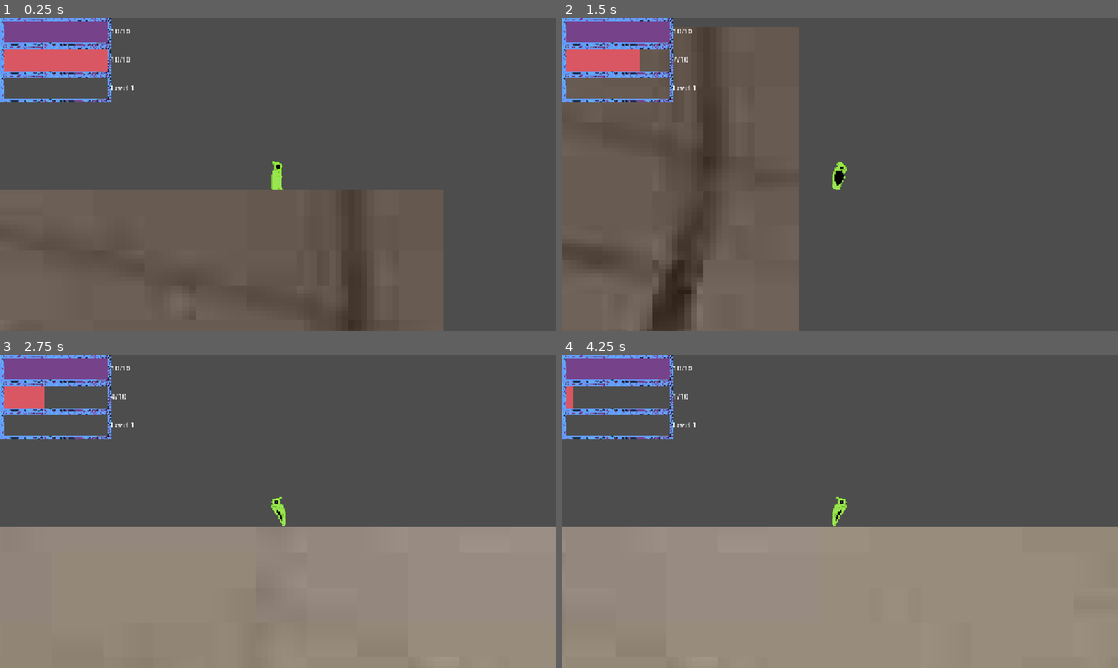
Above: before the commit, frames 1-4 (two rows, left to right).
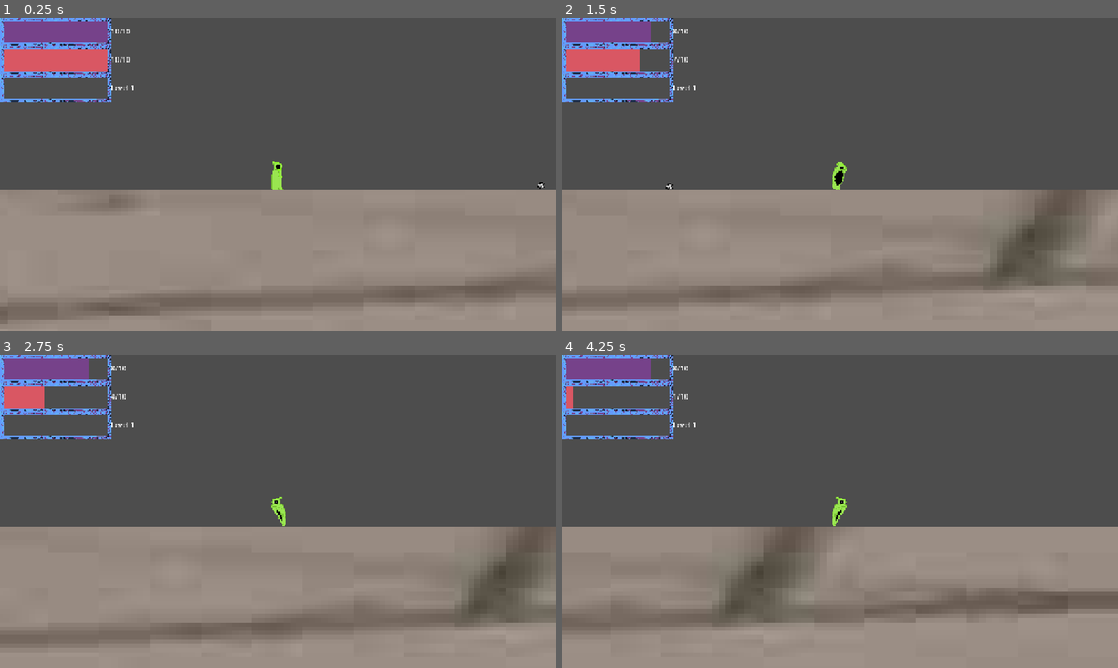
Above: after the commit, the same moments.

Repository: BigGaetan/Doom-rogue-like
Game: Godot game, scene res://scenes/level.tscn
Same seed, same stepped clock (60 frames per second), same inputs: the game is played once before the commit and once after it.
Inputs:
- Up to frame 1 (0.25 s): no input
- Up to frame 2 (1.5 s): tap Enter (ui_accept) at 0.5, 0.77 s; hold Right (ui_right) from 0.53 s (still down); tap E (cast_spell) at 0.6, 1.35 s
- Up to frame 3 (2.75 s): tap Enter (ui_accept) at 1.52 s; release Right (ui_right) at 2.03 s; hold Left (ui_left) from 2.03 s (still down); tap E (cast_spell) at 2.1 s
- Up to frame 4 (4.25 s): release Left (ui_left) at 2.78 s; hold Right (ui_right) from 2.78 s (still down); tap E (cast_spell) at 2.85, 3.6 s; tap Enter (ui_accept) at 3.02, 3.77 s

The runs differ from the first frame. In frame 1, 42% of the frame differs, in the area x 0-100%, y 52-100%; in frame 2, 49%, in the area x 0-100%, y 1-100%; in frame 3, 7.8%; in frame 4, 9.5%.

Commit message:
mon mate est un putain de sociopathe

Diff:
--- a/scenes/level.tscn
+++ b/scenes/level.tscn
@@ -10,7 +10,7 @@
 [node name="Level" type="Node2D" unique_id=507334421]
 
 [node name="Player" parent="." unique_id=111970798 groups=["player"] instance=ExtResource("1_w7c3h")]
-position = Vector2(1263, 55)
+position = Vector2(559, 48)
 fireball_scene = ExtResource("2_mx8sn")
 
 [node name="Plateform" parent="." unique_id=1565322016 instance=ExtResource("2_w8frs")]
@@ -41,15 +41,19 @@
 
 [node name="Enemy" parent="." unique_id=498072190 instance=ExtResource("5_ppgk2")]
 position = Vector2(587, 37)
+scale = Vector2(0.025, 0.025)
 
 [node name="Enemy2" parent="." unique_id=2070601217 instance=ExtResource("5_ppgk2")]
 position = Vector2(359, 220)
+scale = Vector2(0.025, 0.025)
 
 [node name="Enemy3" parent="." unique_id=1465704611 instance=ExtResource("5_ppgk2")]
 position = Vector2(85, 133)
+scale = Vector2(0.025, 0.025)
 
 [node name="Enemy4" parent="." unique_id=87252680 instance=ExtResource("5_ppgk2")]
 position = Vector2(999, 34)
+scale = Vector2(0.025, 0.025)
 
 [node name="ModifyMenu" parent="." unique_id=482795423 instance=ExtResource("6_2r41h")]
 visible = false
--- a/scenes/player.tscn
+++ b/scenes/player.tscn
@@ -5,6 +5,7 @@
 [ext_resource type="Texture2D" uid="uid://bqrnicvxfeprl" path="res://sprite/mage/default/sprite/character/attack/Mage-Sprite-falling.png" id="2_qlg0r"]
 [ext_resource type="Texture2D" uid="uid://bn0r3ndmwk3at" path="res://sprite/mage/default/sprite/character/jump/Mage-Sprite-jump.png" id="3_dqkch"]
 [ext_resource type="Texture2D" uid="uid://bpt4y81lea8ke" path="res://sprite/mage/default/sprite/character/falling/Mage-Sprite-falling.png" id="3_qlg0r"]
+[ext_resource type="Texture2D" uid="uid://00cstf0udbru" path="res://sprite/mage/default/sprite/character/damage/Mage-Sprite-damage.png" id="5_tuyoq"]
 
 [sub_resource type="AtlasTexture" id="AtlasTexture_l71n6"]
 atlas = ExtResource("2_qlg0r")
@@ -49,6 +50,26 @@
 [sub_resource type="AtlasTexture" id="AtlasTexture_4ni07"]
 atlas = ExtResource("3_qlg0r")
 region = Rect2(0, 192, 36, 64)
+
+[sub_resource type="AtlasTexture" id="AtlasTexture_wqfne"]
+atlas = ExtResource("5_tuyoq")
+region = Rect2(0, 0, 36, 64)
+
+[sub_resource type="AtlasTexture" id="AtlasTexture_wnwbv"]
+atlas = ExtResource("5_tuyoq")
+region = Rect2(0, 64, 36, 64)
+
+[sub_resource type="AtlasTexture" id="AtlasTexture_gl8cc"]
+atlas = ExtResource("5_tuyoq")
+region = Rect2(0, 128, 36, 64)
+
+[sub_resource type="AtlasTexture" id="AtlasTexture_487ah"]
+atlas = ExtResource("5_tuyoq")
+region = Rect2(0, 192, 36, 64)
+
+[sub_resource type="AtlasTexture" id="AtlasTexture_md1ol"]
+atlas = ExtResource("5_tuyoq")
+region = Rect2(0, 256, 36, 64)
 
 [sub_resource type="AtlasTexture" id="AtlasTexture_tuyoq"]
 atlas = ExtResource("3_dqkch")
@@ -154,6 +175,26 @@
 }],
 "loop": true,
 "name": &"fall",
+"speed": 5.0
+}, {
+"frames": [{
+"duration": 1.0,
+"texture": SubResource("AtlasTexture_wqfne")
+}, {
+"duration": 1.0,
+"texture": SubResource("AtlasTexture_wnwbv")
+}, {
+"duration": 1.0,
+"texture": SubResource("AtlasTexture_gl8cc")
+}, {
+"duration": 1.0,
+"texture": SubResource("AtlasTexture_487ah")
+}, {
+"duration": 1.0,
+"texture": SubResource("AtlasTexture_md1ol")
+}],
+"loop": true,
+"name": &"hit",
 "speed": 5.0
 }, {
 "frames": [{
@@ -221,8 +262,7 @@
 position = Vector2(-1.1920929e-07, 0)
 scale = Vector2(0.041116804, 0.043243542)
 sprite_frames = SubResource("SpriteFrames_60mlk")
-animation = &"cast"
-frame_progress = 0.66205794
+animation = &"hit"
 
 [node name="CollisionShape2D" type="CollisionShape2D" parent="." unique_id=2073408532]
 position = Vector2(-0.1, 0.1)
--- a/scripts/global.gd
+++ b/scripts/global.gd
@@ -6,7 +6,7 @@
 var speed_enemy = 15.0
 var speed_player = 20.0
 var speed_fireball = 125.0
-var knockback_force = 15.0
+var knockback_force = 1500.0
 
 func _input(event):
 	if Input.is_action_just_pressed("modify_menu"):
--- a/scripts/player.gd
+++ b/scripts/player.gd
@@ -83,7 +83,7 @@
 
 func updated_animation():
 	if is_knockback:
-		#play_anim("hit")
+		play_anim("hit")
 		return
 	if is_casting:
 		play_anim("cast")
